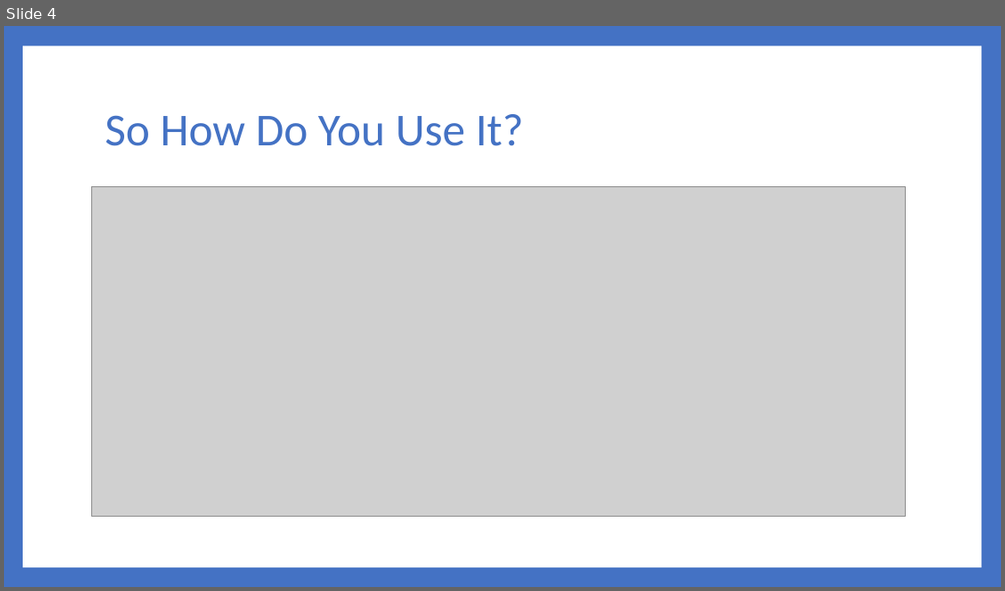
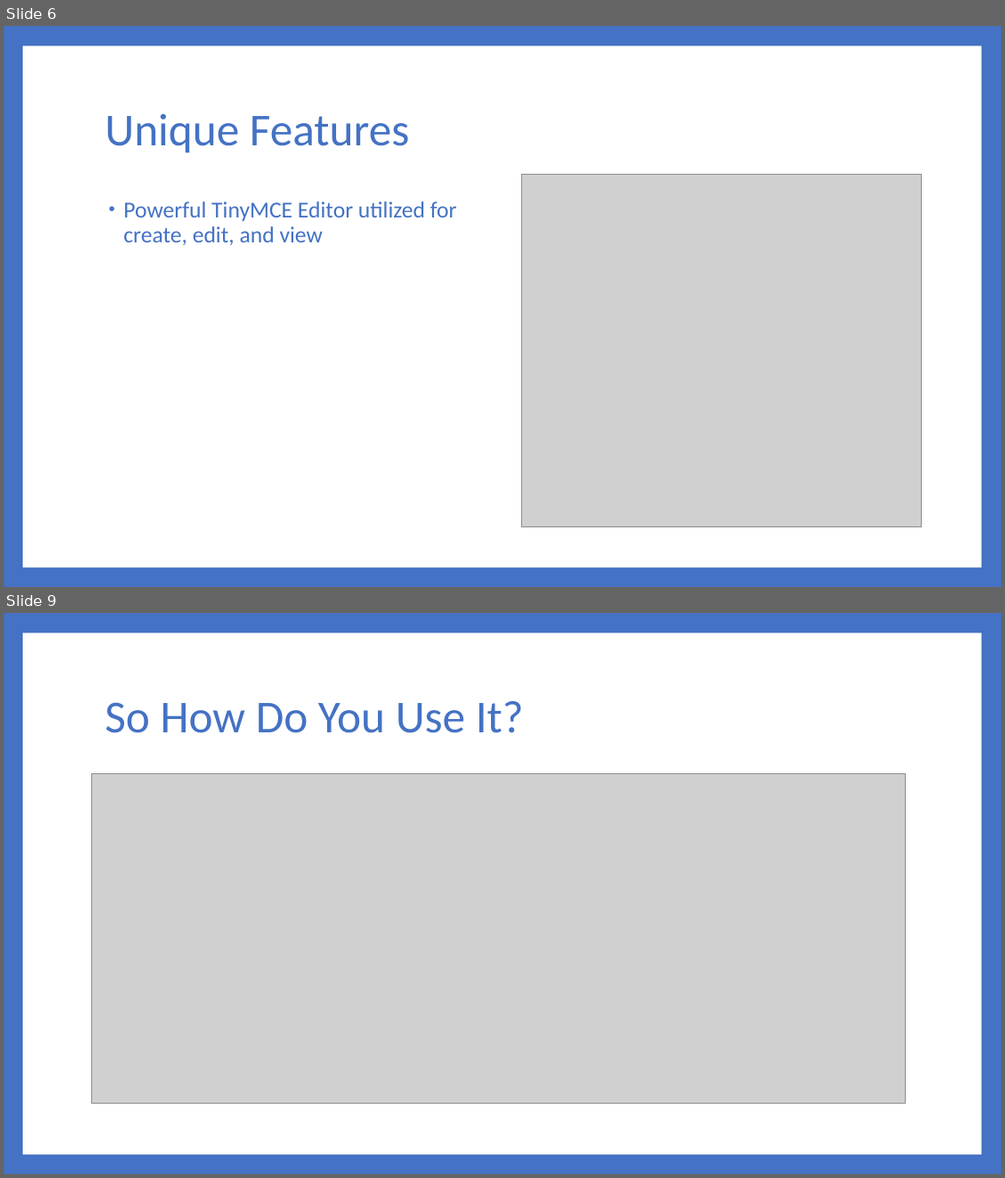
Before and after one commit to Dwaddle26/EncryptNotes, a slide deck: Phase 4 Documentation/Team_2_Presentation_4.pptx. Shown one above the other, each under a label of ours: slide 4 before the commit, slides 6 and 9 after it; the slides between them are not shown. The pictures are 1005x591 and 1005x1178 pixels, drawn with LibreOffice and Linux fonts; fonts in the diff are those of the drawing; grey boxes stand for pictures. Boxes give left, top, right and bottom in pixels: in the first picture for what was removed or moved away, otherwise in the second. Text is boxed around its words. In the diff, an @@ line names an element or a change of style, - is before the commit and + after.

```diff
--- a/Phase 4 Documentation/Team_2_Presentation_4.pptx
+++ b/Phase 4 Documentation/Team_2_Presentation_4.pptx
@@ slide 6 added at bbox=[4, 26, 1001, 587], background #4472C4; not listed: 1 template element that a slide beside it also shows @@
@@ title added at bbox=[105, 113, 409, 153], 44 pt, text #4472C4 @@
+Unique Features
@@ picture added at bbox=[522, 174, 922, 526] @@
@@ text added at bbox=[123, 201, 457, 245], 22 pt, text #4472C4 @@
+• Powerful TinyMCE Editor utilized for create, edit, and view
@@ what was slide 4 is now slide 9 @@
```
Also in this commit, not shown: 7 slides changed, 3 other slides added, 3 slides removed, 1 other file.
